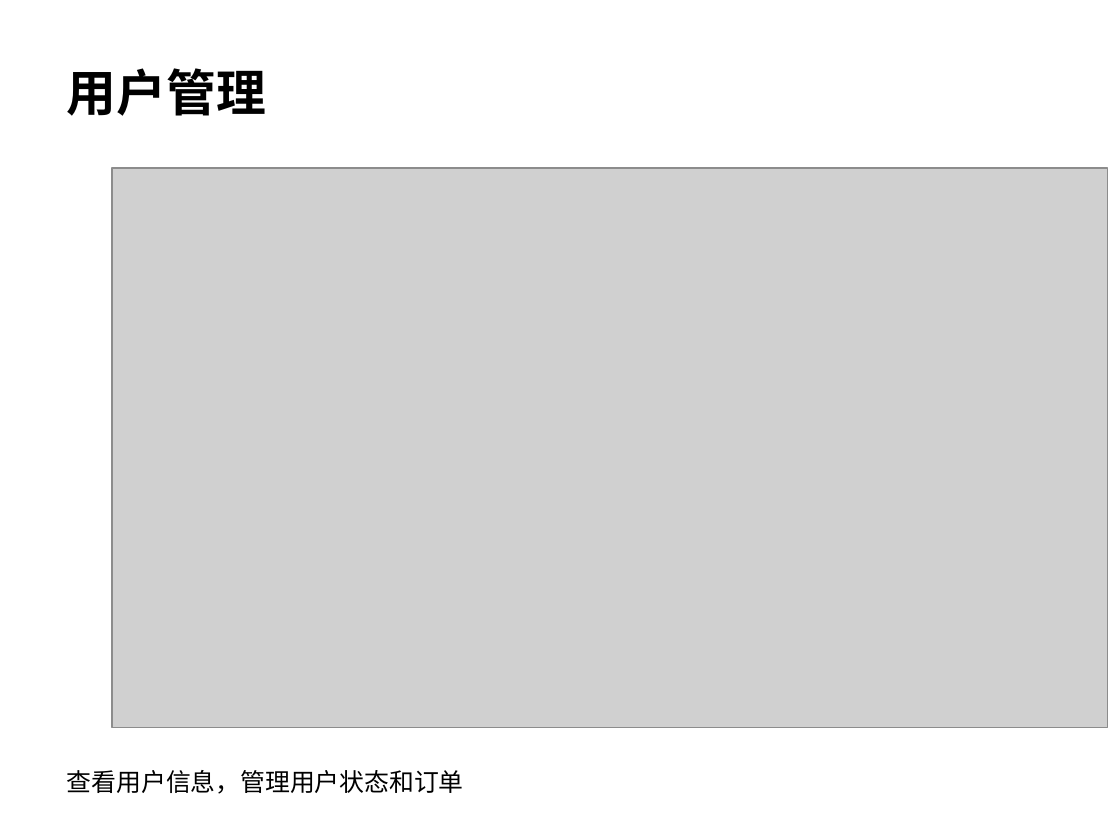
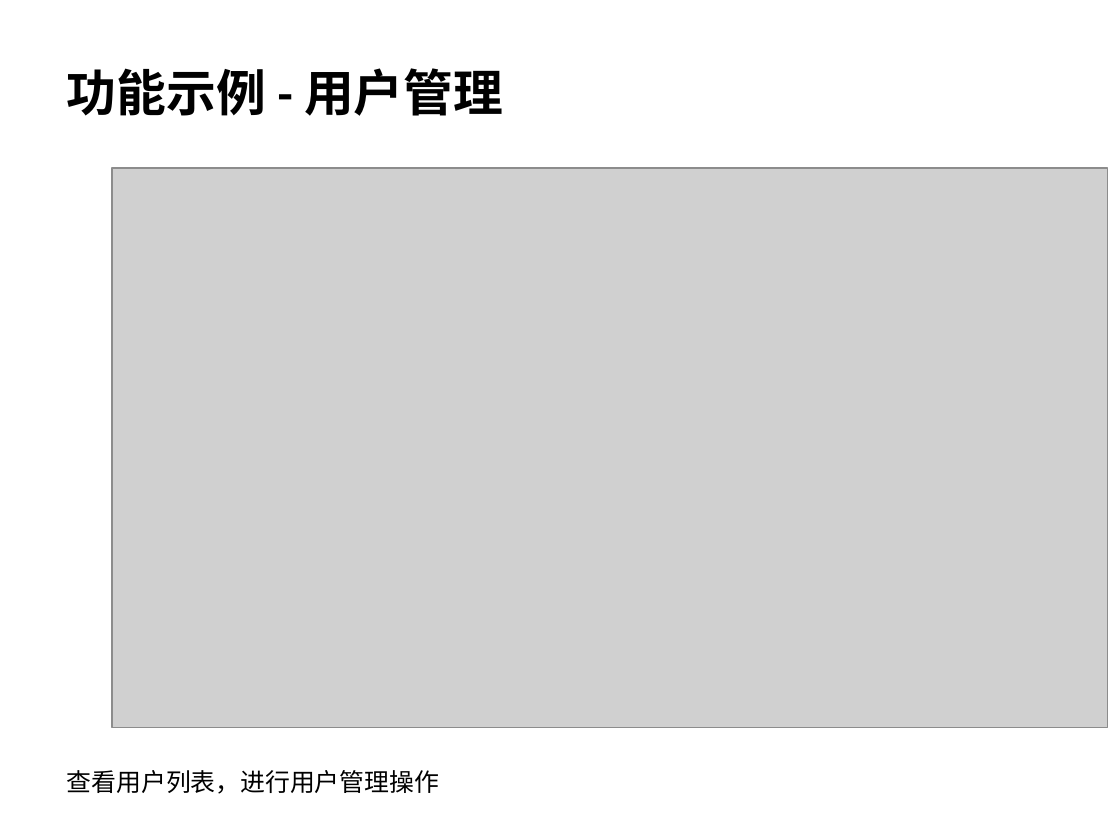
Before and after one commit to ctrlaomao/bjstarfish, a slide deck: slide 5 of 非雪季系统培训PPT.pptx (slide 8 before the commit). Drawn at 1120x840 pixels with LibreOffice and Linux fonts; fonts in the diff are those of the drawing; grey boxes stand for pictures. Boxes give left, top, right and bottom in pixels: in the first picture for what was removed or moved away, otherwise in the second. Text is boxed around its words. In the diff, an @@ line names an element or a change of style, - is before the commit and + after.

```diff
--- a/非雪季系统培训PPT.pptx
+++ b/非雪季系统培训PPT.pptx
@@ text at [67, 68, 503, 116]: text changed @@
-用户管理
+功能示例 - 用户管理
@@ text at [67, 770, 439, 794]: text changed @@
-查看用户信息，管理用户状态和订单
+查看用户列表，进行用户管理操作
```
Also in this commit, not shown: 9 other slides changed, 9 slides removed, 1 other file.
